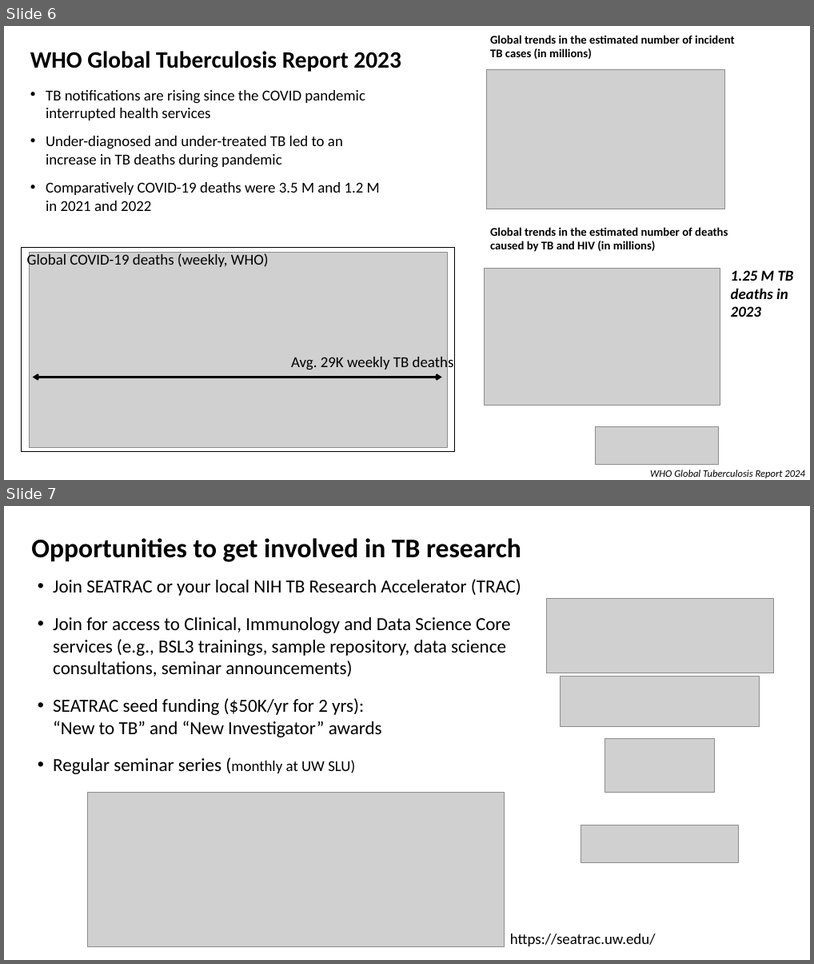
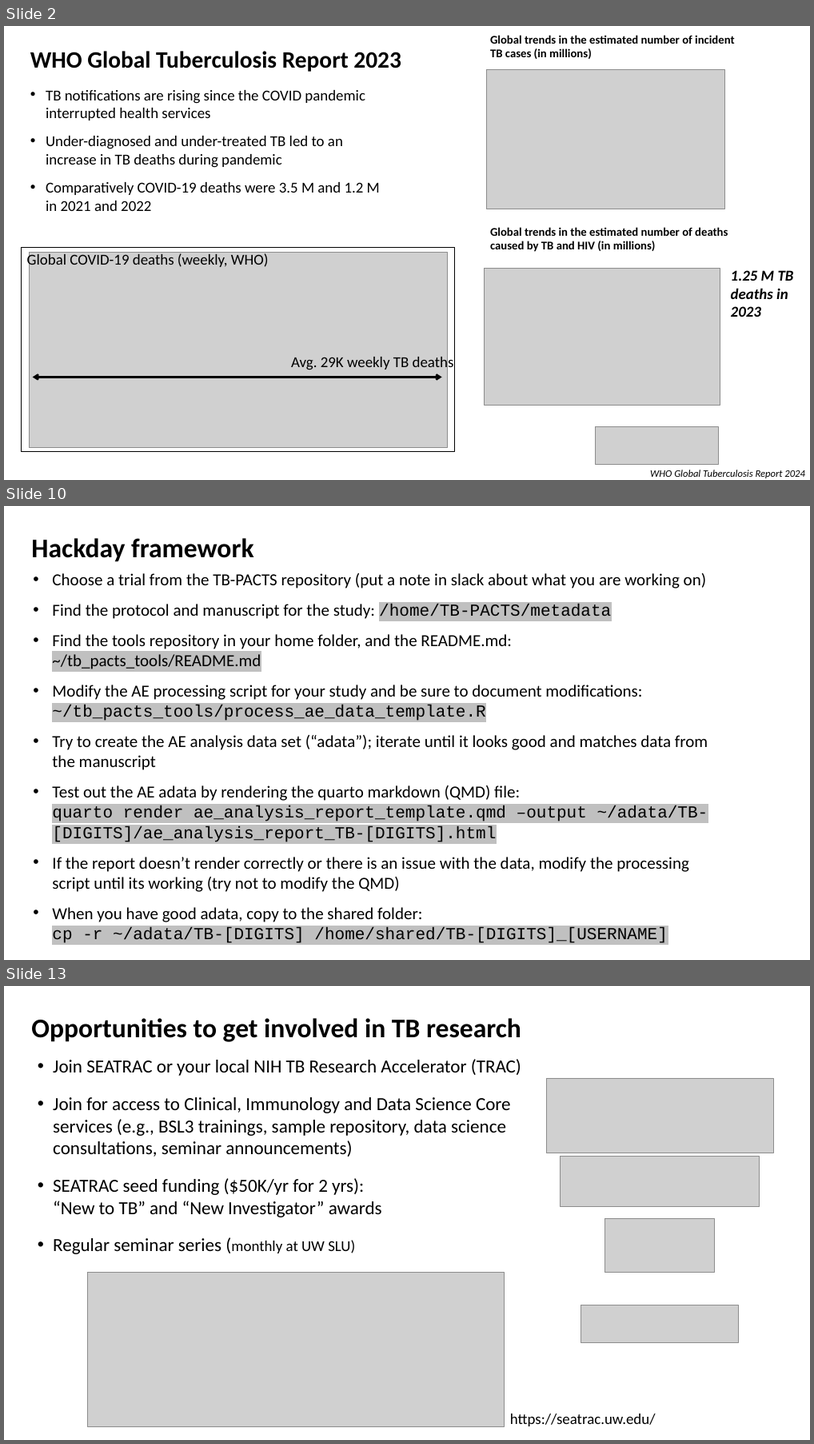
Before and after one commit to agartland/seatrac-hackday-2026, a slide deck: docs/SEATRAC_TB_hackday_intro_2026-FEB.pptx. Shown one above the other, each under a label of ours: slides 6 and 7 before the commit, slides 2, 10 and 13 after it; the slides between them are not shown. The pictures are 814x964 and 814x1444 pixels, drawn with LibreOffice and Linux fonts; fonts in the diff are those of the drawing; grey boxes stand for pictures. Boxes give left, top, right and bottom in pixels: in the first picture for what was removed or moved away, otherwise in the second. Text is boxed around its words. In the diff, an @@ line names an element or a change of style, - is before the commit and + after.

```diff
--- a/docs/SEATRAC_TB_hackday_intro_2026-FEB.pptx
+++ b/docs/SEATRAC_TB_hackday_intro_2026-FEB.pptx
@@ slide 10 added at (x1=4, y1=506, x2=810, y2=960), background #FFFFFF @@
@@ text added at (x1=31, y1=538, x2=254, y2=562), 32 pt, text #000000, bold @@
+Hackday framework
@@ text added at (x1=52, y1=573, x2=709, y2=943), 20 pt, text #000000 @@
+• Choose a trial from the TB-PACTS repository (put a note in slack about what you are working on)
+• Find the protocol and manuscript for the study: /home/TB-PACTS/metadata
+• Find the tools repository in your home folder, and the README.md: ~/tb_pacts_tools/README.md
+• Modify the AE processing script for your study and be sure to document modifications: ~/tb_pacts_tools/process_ae_data_template.R
+• Try to create the AE analysis data set (“adata”); iterate until it looks good and matches data from the manuscript
+• Test out the AE adata by rendering the quarto markdown (QMD) file:
+  quarto render ae_analysis_report_template.qmd –output ~/adata/TB-[DIGITS]/ae_analysis_report_TB-[DIGITS].html
+• If the report doesn’t render correctly or there is an issue with the data, modify the processing script until its working (try not to modify the QMD)
+• When you have good adata, copy to the shared folder:
+  cp -r ~/adata/TB-[DIGITS] /home/shared/TB-[DIGITS]_[USERNAME]
@@ what was slide 6 is now slide 2 @@
@@ what was slide 7 is now slide 13 @@
```
Also in this commit, not shown: 2 slides changed, 7 other slides added, 2 slides removed.
